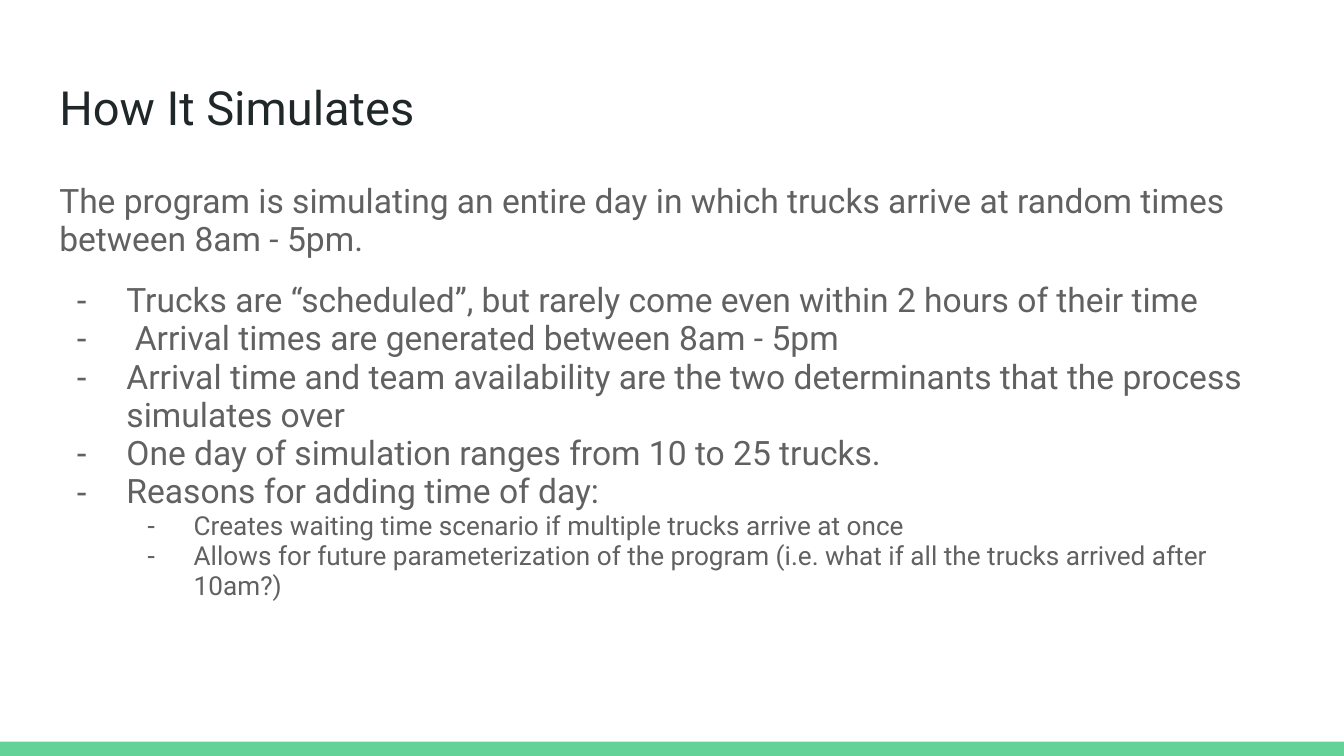
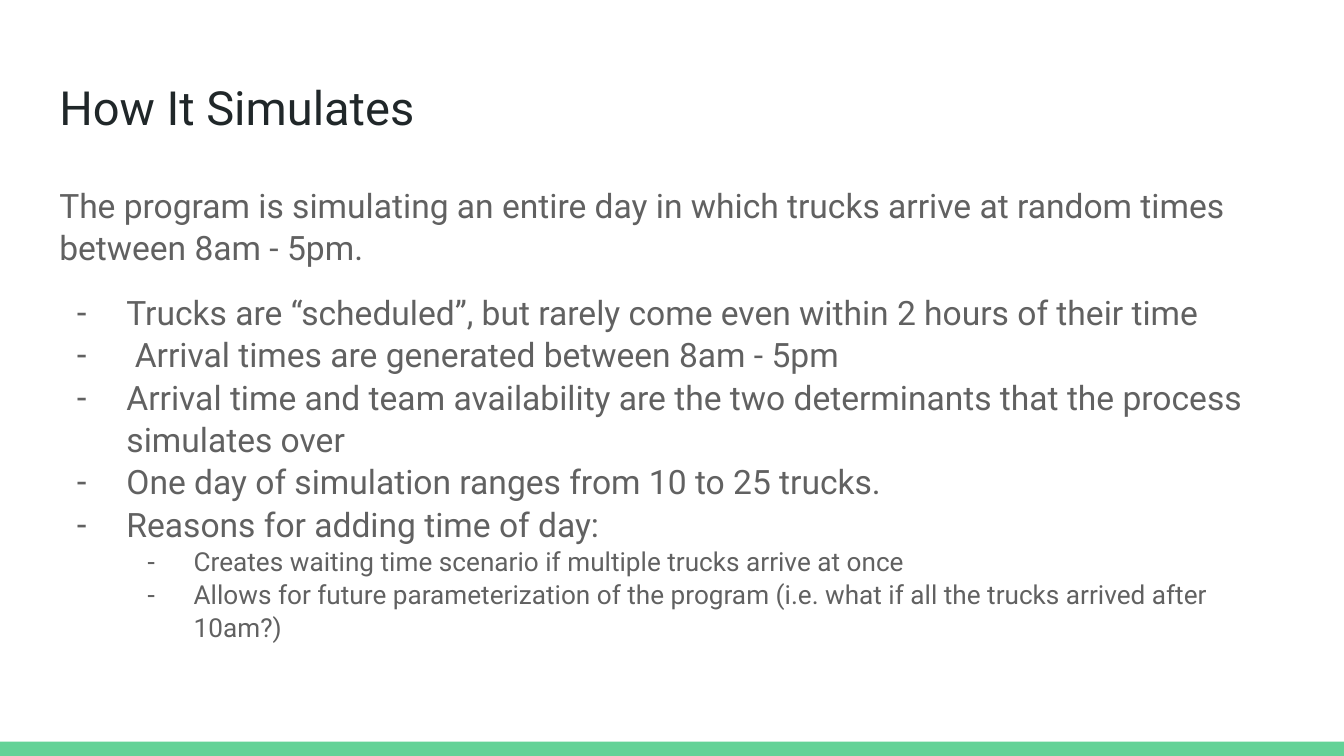
Before and after one commit to d-ev-craig/DATA604, a slide deck: slide 7 of Final Project/Shipping Truck Simulation.pptx. Drawn at 1344x756 pixels with LibreOffice and Linux fonts; fonts in the diff are those of the drawing. Boxes give left, top, right and bottom in pixels: in the first picture for what was removed or moved away, otherwise in the second. Text is boxed around its words. In the diff, an @@ line names an element or a change of style, - is before the commit and + after.

Commit message:
PPT GIF and PDF

```diff
--- a/Final Project/Shipping Truck Simulation.pptx
+++ b/Final Project/Shipping Truck Simulation.pptx
@@ text "The program is simulating an ..." at (59,193,1242,643): line spacing 0.95 to 1.05 @@
```
Also in this commit, not shown: 5 other slides changed, 2 other files.
